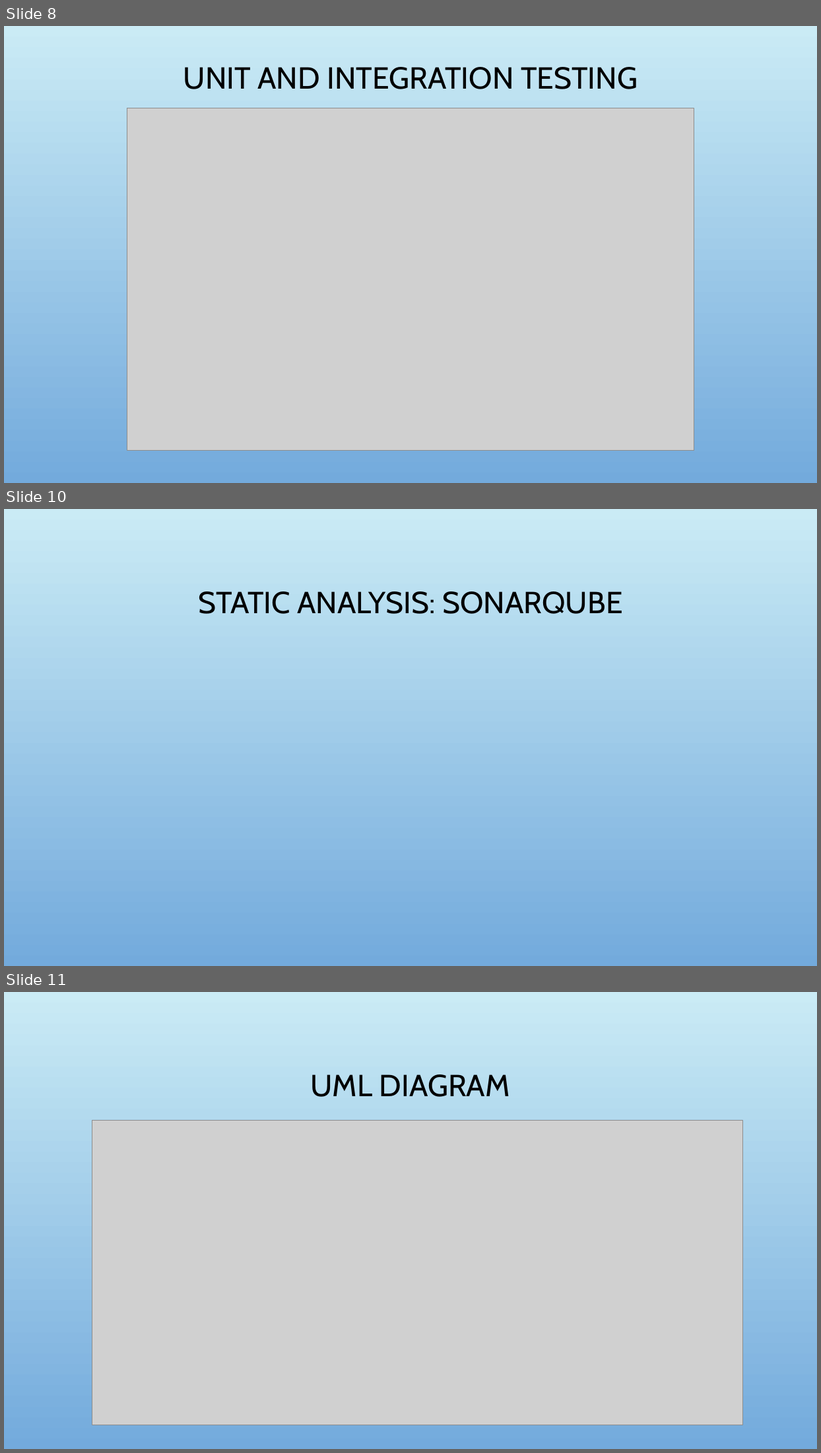
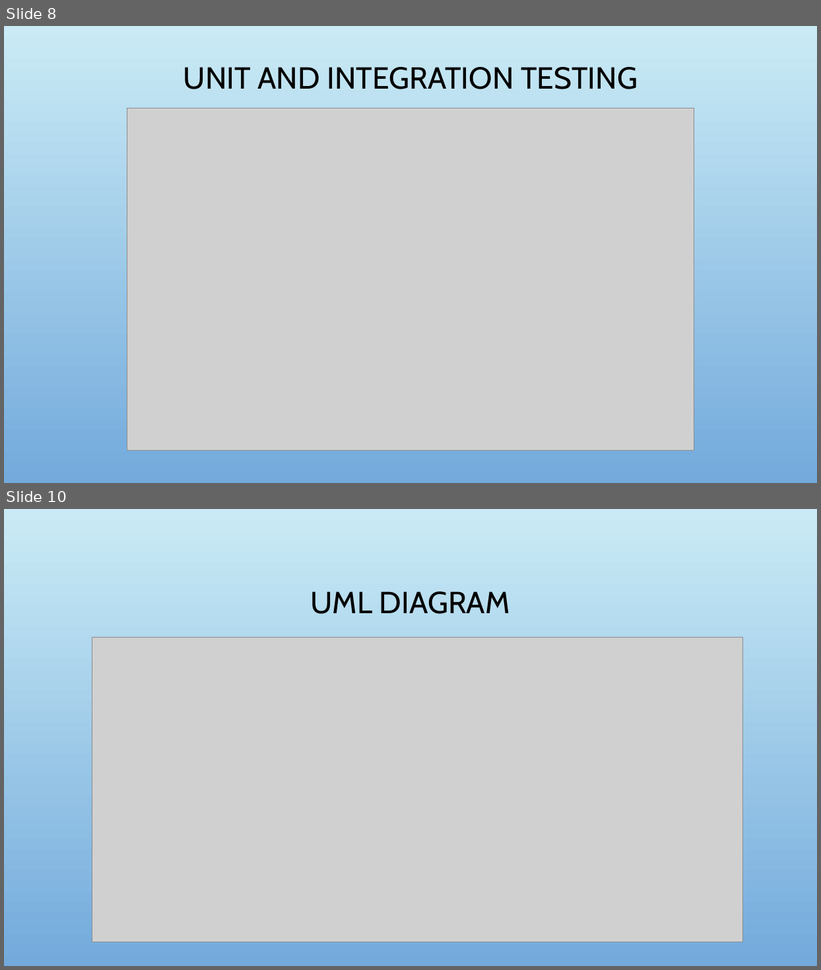
Before and after one commit to Andi-Berisha/To-do-List-Project, a slide deck: Project Documentation/To do list web application.pptx. Shown one above the other, each under a label of ours: slides 8, 10 and 11 before the commit, slides 8 and 10 after it; the slides between them are not shown. The pictures are 821x1453 and 821x970 pixels, drawn with LibreOffice and Linux fonts; fonts in the diff are those of the drawing; grey boxes stand for pictures; background and template pictures are left out. Boxes give left, top, right and bottom in pixels: in the first picture for what was removed or moved away, otherwise in the second. Text is boxed around its words. In the diff, an @@ line names an element or a change of style, - is before the commit and + after.

```diff
--- a/Project Documentation/To do list web application.pptx
+++ b/Project Documentation/To do list web application.pptx
@@ slide 10 removed at (4, 509, 817, 966), background picture (left out) @@
@@ title removed at (198, 591, 622, 614) @@
-STATIC ANALYSIS: SONARQUBE
@@ what was slide 11 is now slide 10 @@
```
Also in this commit, not shown: 3 slides changed, 1 slide added, 1 other slide removed, 8 other files.
